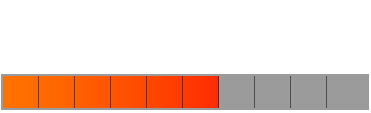
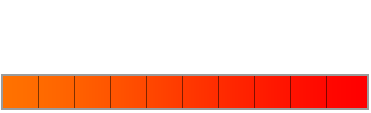
The second 371 x 113 image is a revision of the first. Changes to its layers:
added layer "Rectangle 2 copy 2" above "Rectangle 2" over bbox(219, 76, 367, 108)
